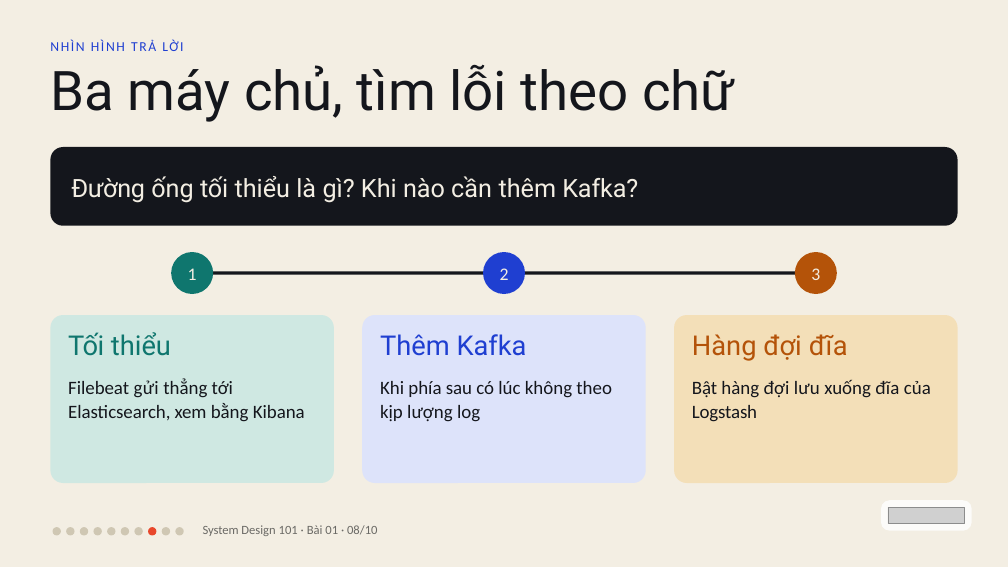
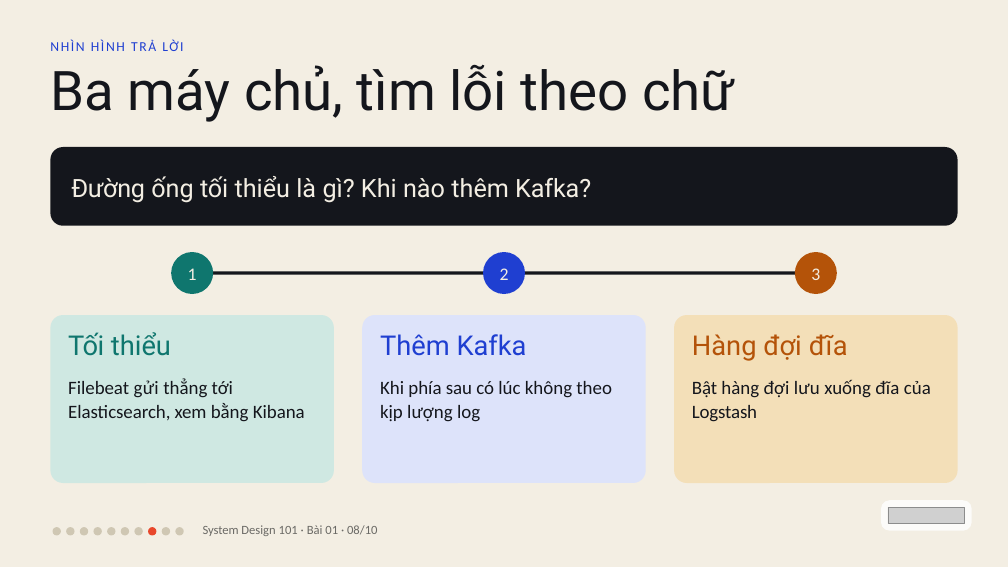
Before and after one commit to vohoailinh90/tool-marketing-studio, a slide deck: slide 8 of system-design-101/vi/lessons/sd-06-001/slides/sd-06-001.pptx. Drawn at 1008x567 pixels with LibreOffice and Linux fonts; fonts in the diff are those of the drawing; grey boxes stand for pictures. Boxes give left, top, right and bottom in pixels: in the first picture for what was removed or moved away, otherwise in the second. Text is boxed around its words. In the diff, an @@ line names an element or a change of style, - is before the commit and + after.

```diff
--- a/system-design-101/vi/lessons/sd-06-001/slides/sd-06-001.pptx
+++ b/system-design-101/vi/lessons/sd-06-001/slides/sd-06-001.pptx
@@ text at bbox=[71, 176, 591, 203]: text changed @@
-Đường ống tối thiểu là gì? Khi nào cần thêm Kafka?
+Đường ống tối thiểu là gì? Khi nào thêm Kafka?
```
Also in this commit, not shown: 3 other slides changed, 3 other files.
